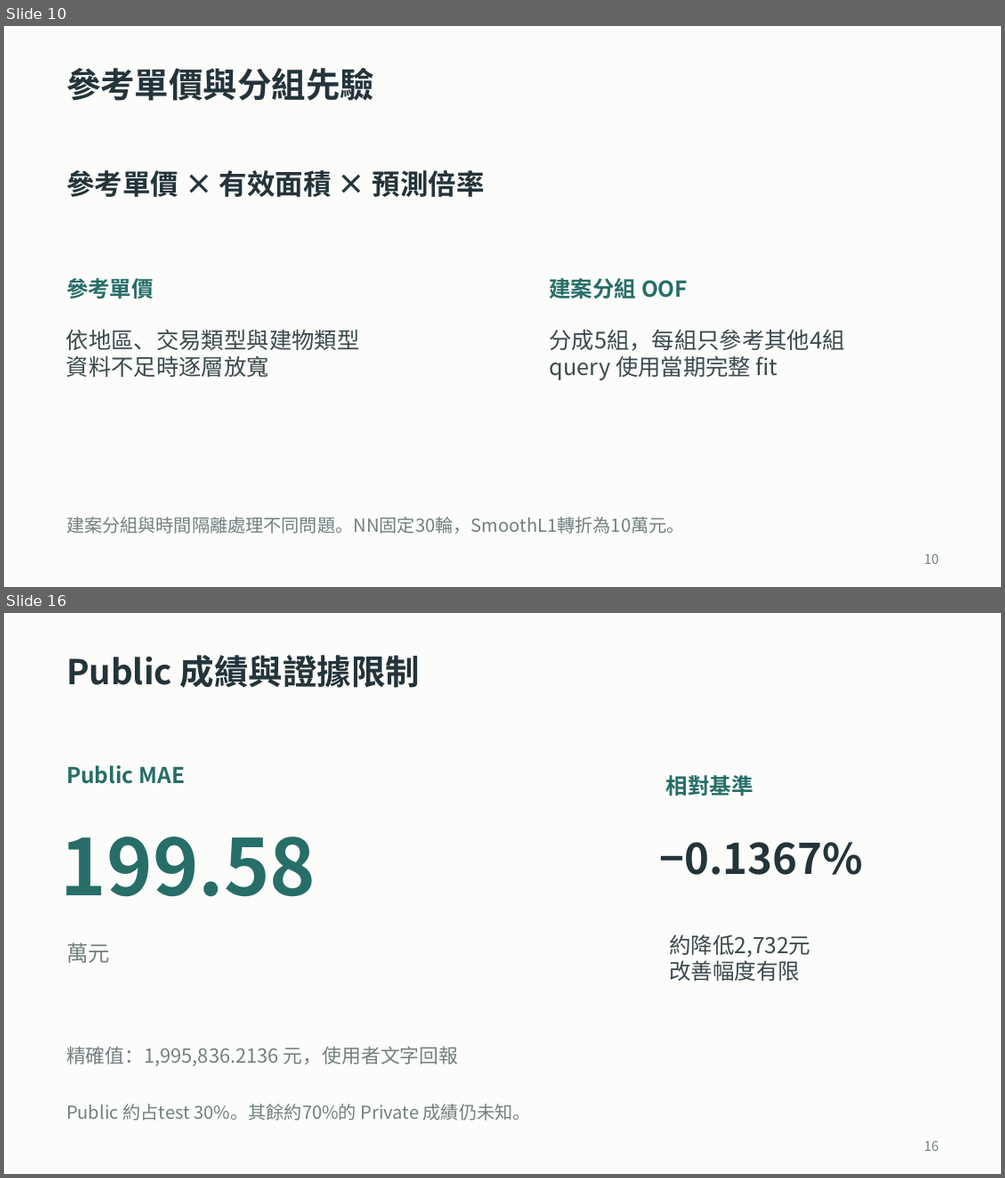
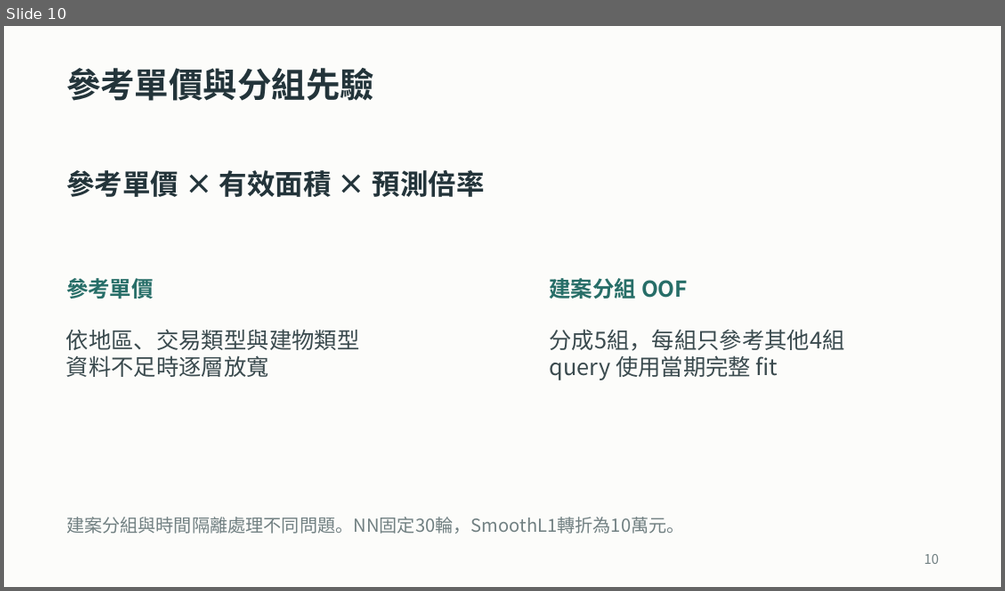
Before and after one commit to ziyi930108/nycu-house-price-regression, a slide deck: teaching/final_presentation/台灣房屋銷售價格預測挑戰賽_上台簡報.pptx. Shown one above the other, each under a label of ours: slides 10 and 16 before the commit, slide 10 after it; the slides between them are not shown. The pictures are 1005x1178 and 1005x591 pixels, drawn with LibreOffice and Linux fonts; fonts in the diff are those of the drawing. Boxes give left, top, right and bottom in pixels: in the first picture for what was removed or moved away, otherwise in the second. Text is boxed around its words. In the diff, an @@ line names an element or a change of style, - is before the commit and + after.

```diff
--- a/teaching/final_presentation/台灣房屋銷售價格預測挑戰賽_上台簡報.pptx
+++ b/teaching/final_presentation/台灣房屋銷售價格預測挑戰賽_上台簡報.pptx
@@ slide 16 removed at (4,613,1001,1174), background #FCFCFA @@
@@ text removed at (66,655,420,688) @@
-Public 成績與證據限制
@@ text removed at (66,765,185,784) @@
-Public MAE
@@ text removed at (666,775,753,795) @@
-相對基準
@@ text removed at (61,836,316,897) @@
-199.58
@@ text removed at (660,842,863,875) @@
-−0.1367%
@@ text removed at (66,942,110,963) @@
-萬元
@@ text removed at (669,934,810,981) @@
-約降低2,732元
-改善幅度有限
@@ text removed at (66,1046,459,1066) @@
-精確值：1,995,836.2136 元，使用者文字回報
@@ text removed at (66,1103,531,1120) @@
-Public 約占test 30%。其餘約70%的 Private 成績仍未知。
@@ text removed at (924,1141,939,1151) @@
-16
```
Also in this commit, not shown: 6 slides changed, 3 slides added, 8 other slides removed, 25 other files.
